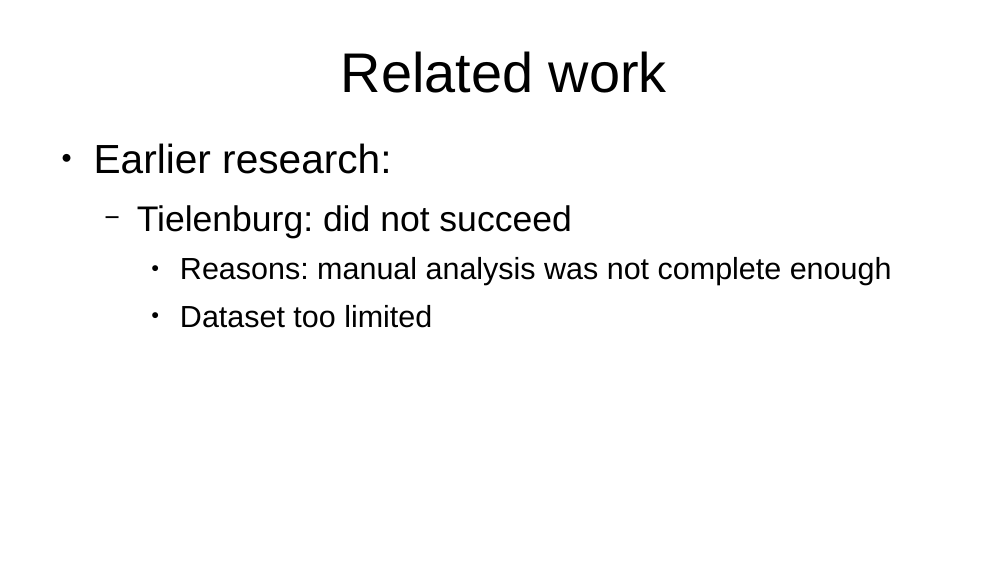
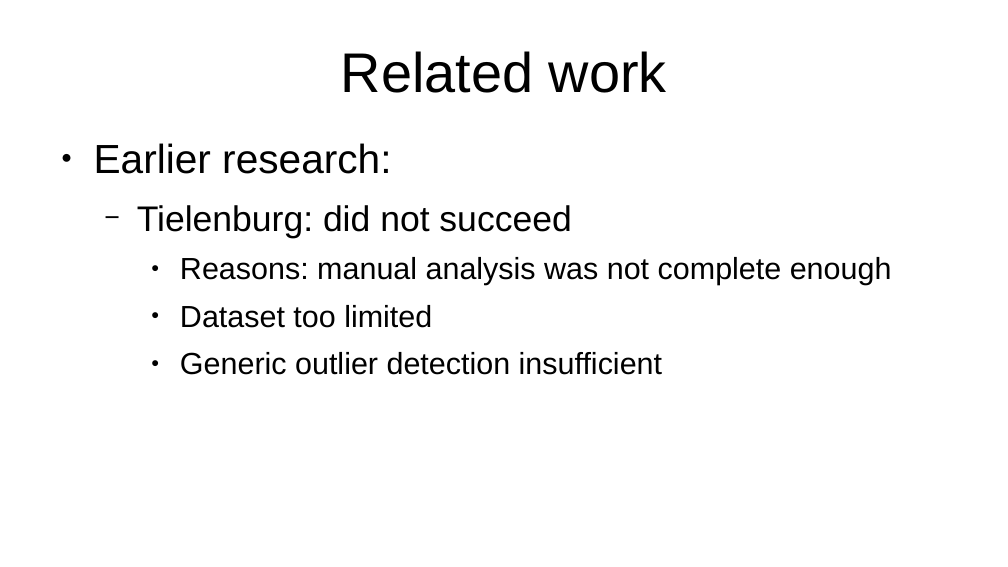
Before and after one commit to XibrenX/MasterThesis, a slide deck: slide 6 of slides/Untitled 1.odp. Drawn at 1008x567 pixels with LibreOffice and Linux fonts; fonts in the diff are those of the drawing. Boxes give left, top, right and bottom in pixels: in the first picture for what was removed or moved away, otherwise in the second. Text is boxed around its words. In the diff, an @@ line names an element or a change of style, - is before the commit and + after.

```diff
--- a/slides/Untitled 1.odp
+++ b/slides/Untitled 1.odp
@@ text at <box>180,352,662,375</box>: paragraph added @@
+    ● Generic outlier detection insufficient
```
Also in this commit, not shown: 2 other slides changed, 57 other files.
